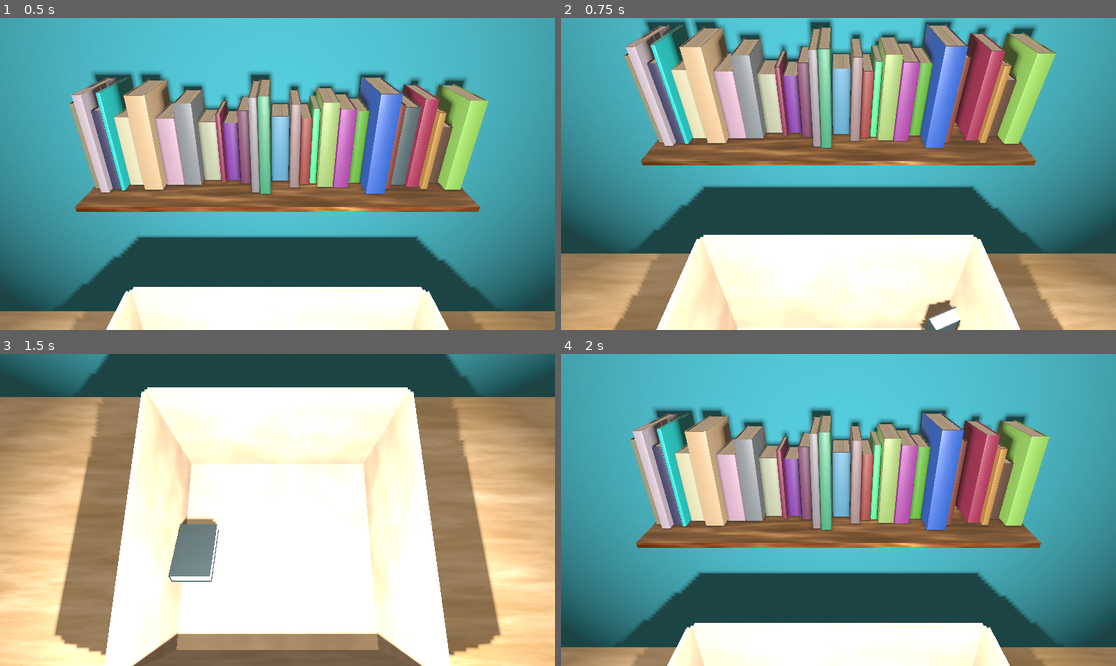
Above: before the commit, frames 1-4 (two rows, left to right).
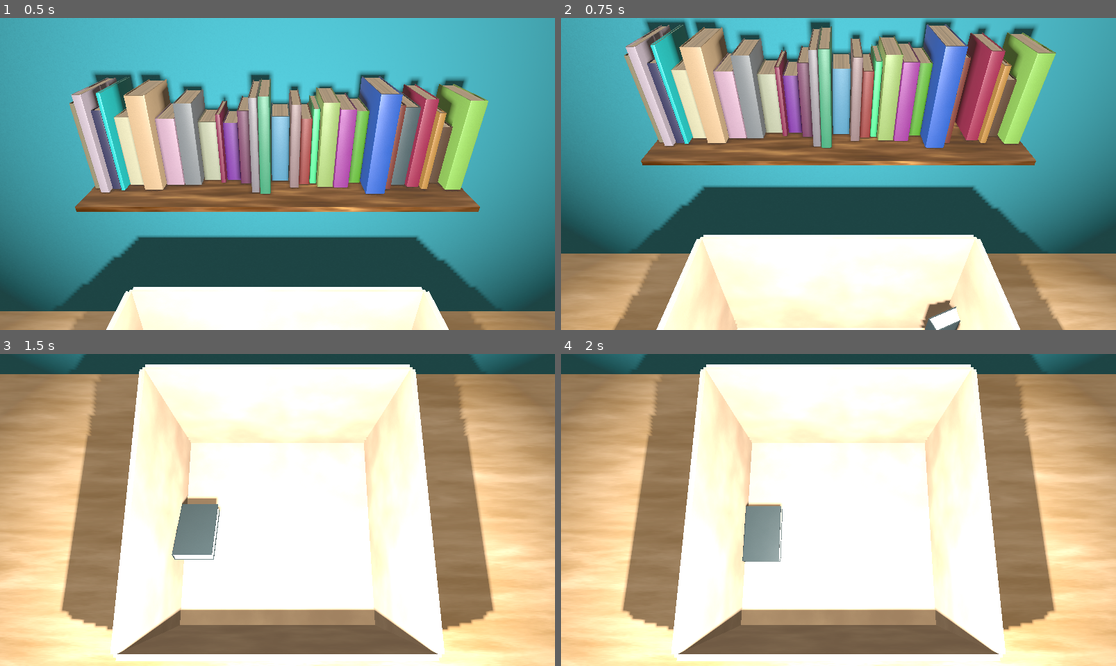
Above: after the commit, the same moments.

Repository: anti-matt-er/LD54-BookStacker
Game: Godot game, scene res://scenes/demo.tscn
Two runs of this game, one before a commit and one after it. Both use one fixed random seed, a clock stepped at 60 frames per second and the inputs below.
Inputs (mouse positions are in pixels of both pictures, inside the frame that each line leads up to):
- Up to frame 1 (0.5 s): no input
- Up to frame 2 (0.75 s): tap Enter at 0.5 s; move the mouse to (960, 158) at 0.52 s; press the mouse at (960, 158) at 0.53 s; hold D (rotate_right) from 0.53 s (still down)
- Up to frame 3 (1.5 s): move the mouse to (166, 525) at 1.27 s; release D (rotate_right) at 1.28 s; release the mouse at (166, 525) at 1.28 s; hold S (rotate_down) from 1.28 s (still down); click (166, 525) at 1.35 s
- Up to frame 4 (2 s): keep holding S (rotate_down)

Frame 1 is identical in both runs. In frame 2, less than 0.1% of the frame differs, in the area x 64-72%, y 92-100%; in frame 3, 32%; in frame 4, 98%, in the area x 0-100%, y 0-100%.

Commit message:
Add book physics

Diff:
--- a/assets/prefabs/book.tscn
+++ b/assets/prefabs/book.tscn
@@ -61,7 +61,9 @@
 margin = 0.0
 size = Vector3(0.04, 0.315, 0.222)
 
-[node name="Book" type="StaticBody3D"]
+[node name="Book" type="RigidBody3D"]
+continuous_cd = true
+freeze = true
 script = ExtResource("2_jmb4d")
 
 [node name="Book" type="MeshInstance3D" parent="."]
--- a/project.godot
+++ b/project.godot
@@ -65,6 +65,11 @@
 ]
 }
 
+[physics]
+
+common/physics_ticks_per_second=240
+3d/physics_engine="JoltPhysics3D"
+
 [rendering]
 
 lights_and_shadows/directional_shadow/soft_shadow_filter_quality=5
--- a/scenes/demo.tscn
+++ b/scenes/demo.tscn
@@ -28,6 +28,10 @@
 
 [sub_resource type="PlaneMesh" id="PlaneMesh_fg4nc"]
 size = Vector2(5, 5)
+
+[sub_resource type="BoxShape3D" id="BoxShape3D_g0n1l"]
+margin = 0.0
+size = Vector3(5, 1, 5)
 
 [sub_resource type="ProceduralSkyMaterial" id="ProceduralSkyMaterial_pyxge"]
 sky_top_color = Color(1, 0.92549, 0.803922, 1)
@@ -60,11 +64,17 @@
 skeleton = NodePath("../..")
 surface_material_override/0 = SubResource("StandardMaterial3D_ilv47")
 
-[node name="Floor" type="MeshInstance3D" parent="Scenery"]
+[node name="Floor" type="StaticBody3D" parent="Scenery"]
 transform = Transform3D(1, 0, 0, 0, 1, 0, 0, 0, 1, 0, -0.7, 0)
+
+[node name="Mesh" type="MeshInstance3D" parent="Scenery/Floor"]
 mesh = SubResource("PlaneMesh_fg4nc")
-skeleton = NodePath("../..")
+skeleton = NodePath("../../..")
 surface_material_override/0 = ExtResource("2_43mn1")
+
+[node name="Collider" type="CollisionShape3D" parent="Scenery/Floor"]
+transform = Transform3D(1, 0, 0, 0, 1, 0, 0, 0, 1, 0, -0.5, 0)
+shape = SubResource("BoxShape3D_g0n1l")
 
 [node name="box" parent="Scenery" instance=ExtResource("3_m0d3o")]
 transform = Transform3D(1, 0, 0, 0, 1, 0, 0, 0, 1, 0, -0.45, 0.580219)
--- a/scripts/book.gd
+++ b/scripts/book.gd
@@ -1,4 +1,4 @@
-extends StaticBody3D
+extends RigidBody3D
 class_name Book
 
 
@@ -13,6 +13,7 @@
 const COLOR_SATURATION_RANGE := Vector2(0.05, 0.9)
 const COLOR_VALUE_RANGE := Vector2(0.2, 0.5)
 const ROTATION_TIME := 0.35
+const CUBIC_WEIGHT := 1201.0
 
 @onready var game := find_parent("Game")
 
@@ -25,6 +26,7 @@
 var size: Vector3
 var dimensions: Vector3
 var initial_position: Vector3
+var shelf: Node3D
 var coverMaterial: StandardMaterial3D
 var target_quaternion := Quaternion.IDENTITY
 var rotation_tween: Tween
@@ -61,6 +63,7 @@
 		remap(size.y, -1.0, 1.0, MIN_DIMENSIONS.y, MAX_DIMENSIONS.y),
 		remap(size.z, -1.0, 1.0, MIN_DIMENSIONS.z, MAX_DIMENSIONS.z)
 	)
+	mass = dimensions.x * dimensions.y * dimensions.z
 
 	modify_mesh()
 	modify_spine()
@@ -175,7 +178,7 @@
 	return rotate_vector3(dimensions, rotation).abs()
 
 
-func set_picked_up(state: bool) -> void:
+func set_picked_up(state: bool, placing: bool = false) -> void:
 	picked_up = state
 	game.placing = state
 	game.book_ray.enabled = state
@@ -187,6 +190,20 @@
 		set_shapecast()
 	else:
 		collision_layer = 1
+
+		placed = placing
+		if placed:
+
+			for book in shelf.books:
+				if book.placed:
+					book.freeze = false
+
+			await sleeping_state_changed
+
+			for book in shelf.books:
+				if book.placed:
+					book.freeze = true
+
 		game.camera.switch_to_idle()
 
 
@@ -235,7 +252,7 @@
 		rotation = Vector3.ZERO
 
 	if Input.is_action_just_pressed("place") && can_place:
-		set_picked_up(false)
+		set_picked_up(false, true)
 
 	if Input.is_action_just_pressed("rotate_right"):
 		rotate_by(Vector3.UP, -PI / 2)
--- a/scripts/shelf.gd
+++ b/scripts/shelf.gd
@@ -38,6 +38,7 @@
 
 	books.append(book)
 	add_child(book)
+	book.shelf = self
 
 	book.setup()
 	book.generate()
Not shown, added: addons/godot-jolt/LICENSE.txt
Not shown, added: addons/godot-jolt/THIRDPARTY.txt
Not shown: 1 places in scenes/demo.tscn that only renumber resources
Not shown, added: addons/godot-jolt/godot-jolt.gdextension
Not shown, added: addons/godot-jolt/linux/godot-jolt_linux-x64.so
Not shown, added: addons/godot-jolt/linux/godot-jolt_linux-x64_editor.so
Not shown, added: addons/godot-jolt/linux/godot-jolt_linux-x86.so
Not shown, added: addons/godot-jolt/linux/godot-jolt_linux-x86_editor.so
Not shown, added: addons/godot-jolt/macos/godot-jolt_macos.framework/Resources/Info.plist
Not shown, added: addons/godot-jolt/macos/godot-jolt_macos.framework/_CodeSignature/CodeResources
Not shown, added: addons/godot-jolt/macos/godot-jolt_macos.framework/godot-jolt_macos
Not shown, added: addons/godot-jolt/macos/godot-jolt_macos_editor.framework/Resources/Info.plist
(and 6 more such lines)
